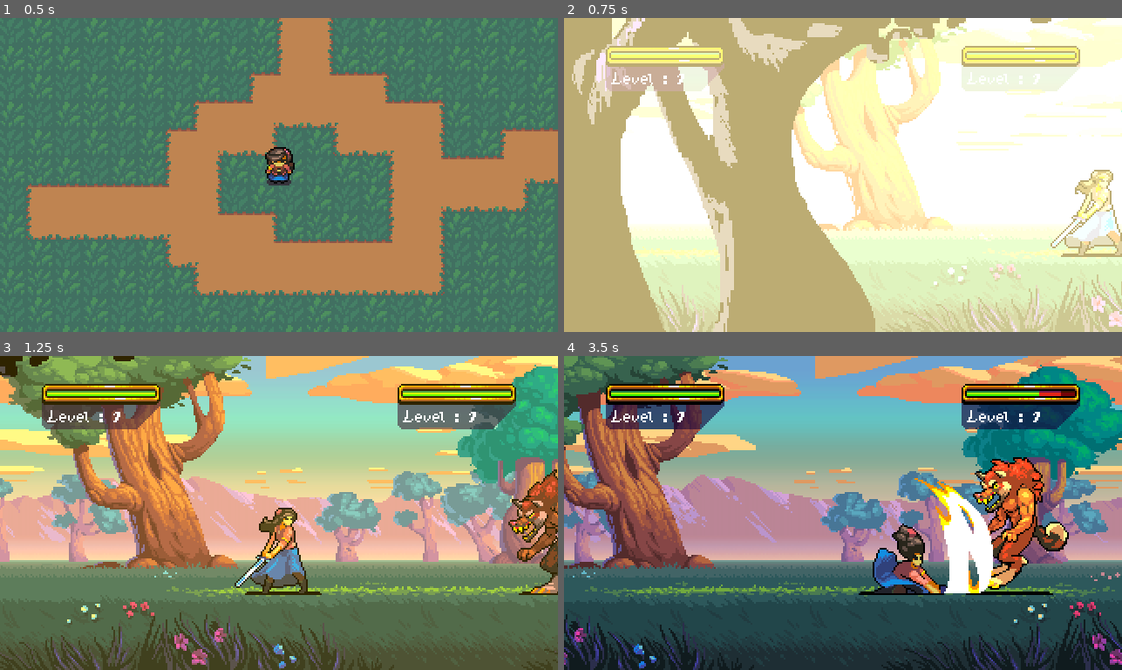
Above: before the commit, frames 1-4 (two rows, left to right).
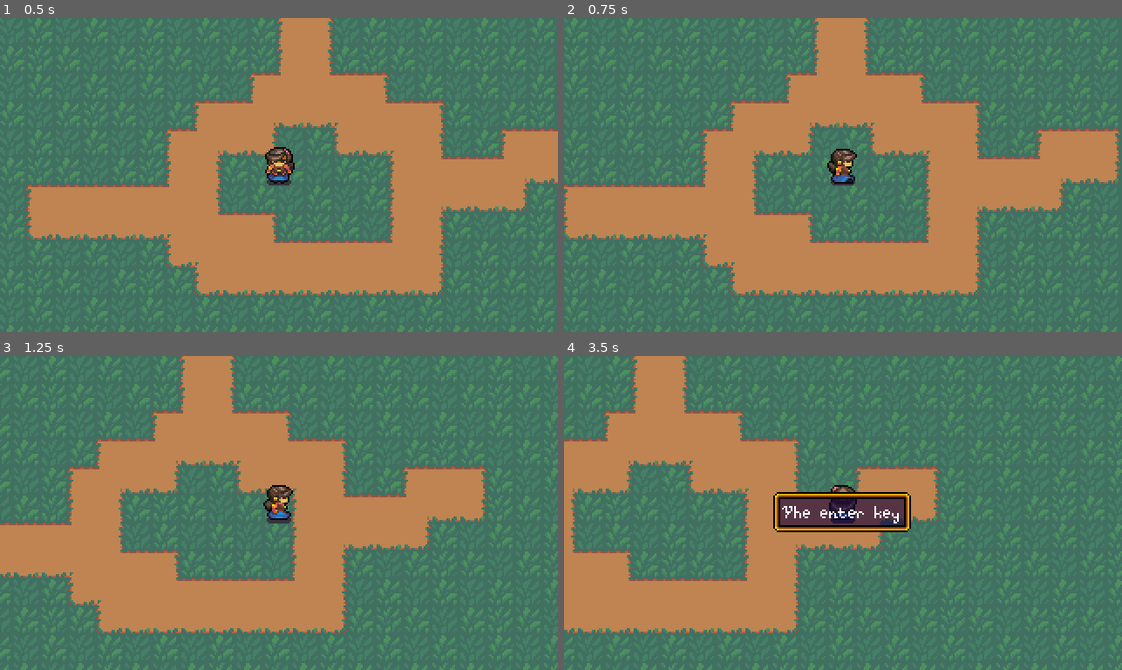
Above: after the commit, the same moments.

Repository: apiotrowski255/westwick
Game: Godot game, scene res://World/Town.tscn
Two runs of this game, one before a commit and one after it. Both use one fixed random seed, a clock stepped at 60 frames per second and the inputs below.
Inputs:
- Up to frame 1 (0.5 s): no input
- Up to frame 2 (0.75 s): tap Enter (ui_accept) at 0.5 s; hold Right (ui_right) from 0.53 s (still down); hold Enter (ui_accept) from 0.53 s (still down)
- Up to frame 3 (1.25 s): keep holding Right (ui_right); keep holding Enter (ui_accept)
- Up to frame 4 (3.5 s): release Right (ui_right) at 1.28 s; release Enter (ui_accept) at 1.28 s; hold Down (ui_down) 1.28-2.03 s; tap Enter (ui_accept) at 1.35, 1.52, 1.82, 2.85, 3.02, 3.32 s; hold Right (ui_right) 2.03-2.78 s; hold Enter (ui_accept) 2.03-2.78 s; hold Up (ui_up) from 2.78 s (still down)

Frame 1 is identical in both runs. In frame 2, 100% of the frame differs, in the area x 0-100%, y 0-100%; in frame 3, 93%; in frame 4, 95%.

Commit message:
Message UI added

Diff:
--- a/Battle/Battle.gd
+++ b/Battle/Battle.gd
@@ -1,17 +1,24 @@
 extends Node2D
+
+const ZOOM_IN = Vector2(0.75, 0.75)
+const ZOOM_DEFAULT = Vector2.ONE
 
 var turnManager : TurnManager = ReferenceStash.turnManager
 var asyncTurnPool : AsyncTurnPool = ReferenceStash.asyncTurnPool
 
-onready var player_battle_unit: Node2D = $PlayerPosition/PlayerBattleUnit
-onready var enemy_battle_unit: Node2D = $EnemyPosition/EnemyBattleUnit
+onready var player_battle_unit: BattleUnit = $PlayerPosition/PlayerBattleUnit
+onready var enemy_battle_unit: BattleUnit = $EnemyPosition/EnemyBattleUnit
 onready var animation_player: AnimationPlayer = $AnimationPlayer
 onready var timer: Timer = $Timer
 onready var player_battle_unit_info: Control = $BattleUI/PlayerBattleUnitInfo
 onready var enemy_battle_unit_info: Control = $BattleUI/EnemyBattleUnitInfo
 onready var level_up_ui: TextureRect = $"%LevelUpUI"
 onready var battle_menu: HBoxContainer = $"%BattleMenu"
+onready var battle_camera: Camera2D = $BattleCamera
 
+onready var center_point: Vector2 = $CenterRoot/CenterPoint.rect_global_position
+onready var enemy_camera_position : Vector2 = get_battle_unit_camera_position(enemy_battle_unit)
+onready var player_camera_position : Vector2 = get_battle_unit_camera_position(player_battle_unit)
 
 func _ready() -> void:
 	player_battle_unit_info.stats = player_battle_unit.stats
@@ -21,6 +28,12 @@
 	turnManager.connect("enemy_turn_started", self, "_on_enemy_turn_started")
 	turnManager.start()
 	asyncTurnPool.connect("turn_over", self, "_on_async_turn_pool_turn_over")
+
+func get_battle_unit_camera_position(battle_unit : BattleUnit) -> Vector2:
+	var final_position := Vector2()
+	var start = Vector2(battle_unit.global_position.x, center_point.y)
+	final_position = start.move_toward(center_point, 32)
+	return final_position
 
 func battle_won() -> void:
 	timer.start(0.5)
@@ -43,26 +56,27 @@
 		yield(timer, "timeout")
 		get_tree().quit()
 		return
-	battle_menu.show()
+	yield(battle_menu.show_menu(), "completed")
 	battle_menu.grab_action_focus()
 	var option : int = yield(battle_menu, "menu_option_selected")
-	battle_menu.hide()
+	battle_menu.hide_menu()
 	match option:
 		BattleMenu.ACTION:
+			battle_camera.focus_target(enemy_camera_position, ZOOM_IN)
 			player_battle_unit.melee_attack(enemy_battle_unit)
 		BattleMenu.ITEM:
 			turnManager.advance_turn()
 		BattleMenu.RUN:
-			timer.start(0.1)
-			yield(timer, "timeout")
-			SceneStack.pop()
+			exit_battle()
 
 func _on_enemy_turn_started() -> void:
 	if not is_instance_valid(enemy_battle_unit) or enemy_battle_unit.is_queued_for_deletion():
 		yield(battle_won(), "completed")
 		exit_battle()
 		return
+	battle_camera.focus_target(player_camera_position, ZOOM_IN)
 	enemy_battle_unit.melee_attack(player_battle_unit)
 
 func _on_async_turn_pool_turn_over() -> void:
+	yield(battle_camera.focus_target(center_point, ZOOM_DEFAULT), "completed")
 	turnManager.advance_turn()
--- a/Battle/Battle.tscn
+++ b/Battle/Battle.tscn
@@ -15,12 +15,13 @@
 [ext_resource path="res://UI/BattleUnitInfo.tscn" type="PackedScene" id=13]
 [ext_resource path="res://UI/LevelUpUI.tscn" type="PackedScene" id=14]
 [ext_resource path="res://UI/BattleMenu.tscn" type="PackedScene" id=15]
+[ext_resource path="res://Battle/BattleCamera.tscn" type="PackedScene" id=16]
 
 [sub_resource type="Animation" id=1]
 resource_name = "Pan"
 length = 2.0
 tracks/0/type = "value"
-tracks/0/path = NodePath("Camera2D:position")
+tracks/0/path = NodePath("BattleCamera:position")
 tracks/0/interp = 1
 tracks/0/loop_wrap = true
 tracks/0/imported = false
@@ -71,7 +72,7 @@
 [sub_resource type="Animation" id=2]
 length = 0.001
 tracks/0/type = "value"
-tracks/0/path = NodePath("Camera2D:position")
+tracks/0/path = NodePath("BattleCamera:position")
 tracks/0/interp = 1
 tracks/0/loop_wrap = true
 tracks/0/imported = false
@@ -211,9 +212,8 @@
 texture = ExtResource( 8 )
 centered = false
 
-[node name="Camera2D" type="Camera2D" parent="."]
+[node name="BattleCamera" parent="." instance=ExtResource( 16 )]
 position = Vector2( -160, 90 )
-current = true
 
 [node name="AnimationPlayer" type="AnimationPlayer" parent="."]
 autoplay = "Pan"
@@ -262,3 +262,11 @@
 material = SubResource( 3 )
 anchor_right = 1.0
 anchor_bottom = 1.0
+
+[node name="CenterRoot" type="Node" parent="."]
+
+[node name="CenterPoint" type="Control" parent="CenterRoot"]
+anchor_left = 0.5
+anchor_top = 0.5
+anchor_right = 0.5
+anchor_bottom = 0.5
--- /dev/null
+++ b/Battle/BattleCamera.gd
@@ -0,0 +1,8 @@
+extends Camera2D
+class_name BattleCamera
+
+func focus_target(target_position : Vector2, target_zoom : Vector2, duration : float = 0.4) -> void:
+	var tween = create_tween().set_trans(Tween.TRANS_SINE).set_ease(Tween.EASE_IN_OUT)
+	tween.tween_property(self, "global_position", target_position, duration).from_current()
+	tween.parallel().tween_property(self, "zoom", target_zoom, duration).from_current()
+	yield(tween, "finished")
--- /dev/null
+++ b/Battle/BattleCamera.tscn
@@ -0,0 +1,7 @@
+[gd_scene load_steps=2 format=2]
+
+[ext_resource path="res://Battle/BattleCamera.gd" type="Script" id=1]
+
+[node name="BattleCamera" type="Camera2D"]
+current = true
+script = ExtResource( 1 )
--- /dev/null
+++ b/Events.gd
@@ -0,0 +1,3 @@
+extends Node
+
+signal request_show_message(message)
--- a/UI/BattleMenu.gd
+++ b/UI/BattleMenu.gd
@@ -1,5 +1,8 @@
 extends HBoxContainer
 class_name BattleMenu
+
+const ANIMATION_DURATION := 0.4
+const ANIMATION_DISTANCE := Vector2(0, 36)
 
 enum {
 	ACTION,
@@ -16,6 +19,28 @@
 func grab_action_focus() -> void:
 	action_button.grab_focus()
 
+func show_menu() -> void:
+	show()
+	var tween := create_tween().set_trans(Tween.TRANS_CIRC).set_ease(Tween.EASE_IN_OUT)
+	tween.tween_property(
+		self,
+		"rect_global_position",
+		-ANIMATION_DISTANCE,
+		ANIMATION_DURATION
+	).as_relative().from_current()
+	yield(tween, "finished")
+
+func hide_menu() -> void:
+	var tween := create_tween().set_trans(Tween.TRANS_CIRC).set_ease(Tween.EASE_IN_OUT)
+	tween.tween_property(
+		self,
+		"rect_global_position",
+		ANIMATION_DISTANCE,
+		ANIMATION_DURATION
+	).as_relative().from_current()
+	yield(tween, "finished")
+	hide()
+
 func _on_ActionButton_pressed() -> void:
 	emit_signal("menu_option_selected", ACTION)
 
--- a/UI/BattleMenu.tscn
+++ b/UI/BattleMenu.tscn
@@ -16,9 +16,9 @@
 anchor_right = 0.5
 anchor_bottom = 1.0
 margin_left = -92.0
-margin_top = -37.0
+margin_top = 4.0
 margin_right = 92.0
-margin_bottom = -10.0
+margin_bottom = 31.0
 rect_min_size = Vector2( 184, 24 )
 theme = ExtResource( 1 )
 custom_constants/separation = 0
--- /dev/null
+++ b/UI/GlobalUI.tscn
@@ -0,0 +1,9 @@
+[gd_scene load_steps=2 format=2]
+
+[ext_resource path="res://UI/MessageDisplay.tscn" type="PackedScene" id=1]
+
+[node name="GlobalUI" type="CanvasLayer"]
+layer = 128
+
+[node name="MessageDisplay" parent="." instance=ExtResource( 1 )]
+visible = false
--- /dev/null
+++ b/UI/MessageDisplay.gd
@@ -0,0 +1,19 @@
+extends CenterContainer
+
+onready var label: Label = $"%Label"
+
+func _ready() -> void:
+	Events.connect("request_show_message", self, "show_message")
+
+func _input(event : InputEvent) -> void:
+	if not visible:
+		return
+	if event.is_action_pressed("ui_accept") or event.is_action_pressed("ui_cancel"):
+		get_tree().paused = false
+		get_tree().set_input_as_handled()
+		hide()
+
+func show_message(message : String) -> void:
+	show()
+	get_tree().paused = true
+	label.text = message
--- /dev/null
+++ b/UI/MessageDisplay.tscn
@@ -0,0 +1,35 @@
+[gd_scene load_steps=3 format=2]
+
+[ext_resource path="res://UI/DefaultTheme.tres" type="Theme" id=1]
+[ext_resource path="res://UI/MessageDisplay.gd" type="Script" id=2]
+
+[node name="MessageDisplay" type="CenterContainer"]
+pause_mode = 2
+anchor_right = 1.0
+anchor_bottom = 1.0
+theme = ExtResource( 1 )
+script = ExtResource( 2 )
+
+[node name="PanelContainer" type="PanelContainer" parent="."]
+margin_left = 107.0
+margin_top = 78.0
+margin_right = 212.0
+margin_bottom = 101.0
+
+[node name="MarginContainer" type="MarginContainer" parent="PanelContainer"]
+margin_left = 4.0
+margin_top = 4.0
+margin_right = 101.0
+margin_bottom = 19.0
+custom_constants/margin_right = 2
+custom_constants/margin_top = 2
+custom_constants/margin_left = 2
+custom_constants/margin_bottom = 2
+
+[node name="Label" type="Label" parent="PanelContainer/MarginContainer"]
+unique_name_in_owner = true
+margin_left = 2.0
+margin_top = 2.0
+margin_right = 95.0
+margin_bottom = 13.0
+text = "You did something!"
--- a/World/OverworldPlayer.gd
+++ b/World/OverworldPlayer.gd
@@ -23,7 +23,9 @@
 
 func _unhandled_input(event: InputEvent) -> void:
 	if event.is_action_pressed("ui_accept"):
-		SceneStack.push("res://Battle/Battle.tscn")
+		Events.emit_signal("request_show_message", "Yhe enter key")
+#		SceneStack.push("res://Battle/Battle.tscn")
+
 
 
 func animate_idle() -> void:
--- a/project.godot
+++ b/project.godot
@@ -18,6 +18,11 @@
 "class": "BattleAnimations",
 "language": "GDScript",
 "path": "res://Battle/BattleAnimations.gd"
+}, {
+"base": "Camera2D",
+"class": "BattleCamera",
+"language": "GDScript",
+"path": "res://Battle/BattleCamera.gd"
 }, {
 "base": "HBoxContainer",
 "class": "BattleMenu",
@@ -47,6 +52,7 @@
 _global_script_class_icons={
 "AsyncTurnPool": "",
 "BattleAnimations": "",
+"BattleCamera": "",
 "BattleMenu": "",
 "BattleUnit": "",
 "ClassStats": "",
@@ -64,6 +70,8 @@
 
 SceneStack="*res://SceneStack.gd"
 ReferenceStash="*res://ReferenceStash.gd"
+Events="*res://Events.gd"
+GlobalUi="*res://UI/GlobalUI.tscn"
 
 [display]
 
@@ -104,6 +112,22 @@
 
 [input]
 
+ui_accept={
+"deadzone": 0.5,
+"events": [ Object(InputEventKey,"resource_local_to_scene":false,"resource_name":"","device":0,"alt":false,"shift":false,"control":false,"meta":false,"command":false,"pressed":false,"scancode":16777221,"physical_scancode":0,"unicode":0,"echo":false,"script":null)
+, Object(InputEventKey,"resource_local_to_scene":false,"resource_name":"","device":0,"alt":false,"shift":false,"control":false,"meta":false,"command":false,"pressed":false,"scancode":16777222,"physical_scancode":0,"unicode":0,"echo":false,"script":null)
+, Object(InputEventKey,"resource_local_to_scene":false,"resource_name":"","device":0,"alt":false,"shift":false,"control":false,"meta":false,"command":false,"pressed":false,"scancode":32,"physical_scancode":0,"unicode":0,"echo":false,"script":null)
+, Object(InputEventJoypadButton,"resource_local_to_scene":false,"resource_name":"","device":0,"button_index":0,"pressure":0.0,"pressed":false,"script":null)
+, Object(InputEventKey,"resource_local_to_scene":false,"resource_name":"","device":0,"alt":false,"shift":false,"control":false,"meta":false,"command":false,"pressed":false,"scancode":74,"physical_scancode":0,"unicode":0,"echo":false,"script":null)
+ ]
+}
+ui_cancel={
+"deadzone": 0.5,
+"events": [ Object(InputEventKey,"resource_local_to_scene":false,"resource_name":"","device":0,"alt":false,"shift":false,"control":false,"meta":false,"command":false,"pressed":false,"scancode":16777217,"physical_scancode":0,"unicode":0,"echo":false,"script":null)
+, Object(InputEventJoypadButton,"resource_local_to_scene":false,"resource_name":"","device":0,"button_index":1,"pressure":0.0,"pressed":false,"script":null)
+, Object(InputEventKey,"resource_local_to_scene":false,"resource_name":"","device":0,"alt":false,"shift":false,"control":false,"meta":false,"command":false,"pressed":false,"scancode":75,"physical_scancode":0,"unicode":0,"echo":false,"script":null)
+ ]
+}
 ui_left={
 "deadzone": 0.5,
 "events": [ Object(InputEventKey,"resource_local_to_scene":false,"resource_name":"","device":0,"alt":false,"shift":false,"control":false,"meta":false,"command":false,"pressed":false,"scancode":16777231,"physical_scancode":0,"unicode":0,"echo":false,"script":null)
Not shown: 1 places in Battle/Battle.tscn that only renumber resources
